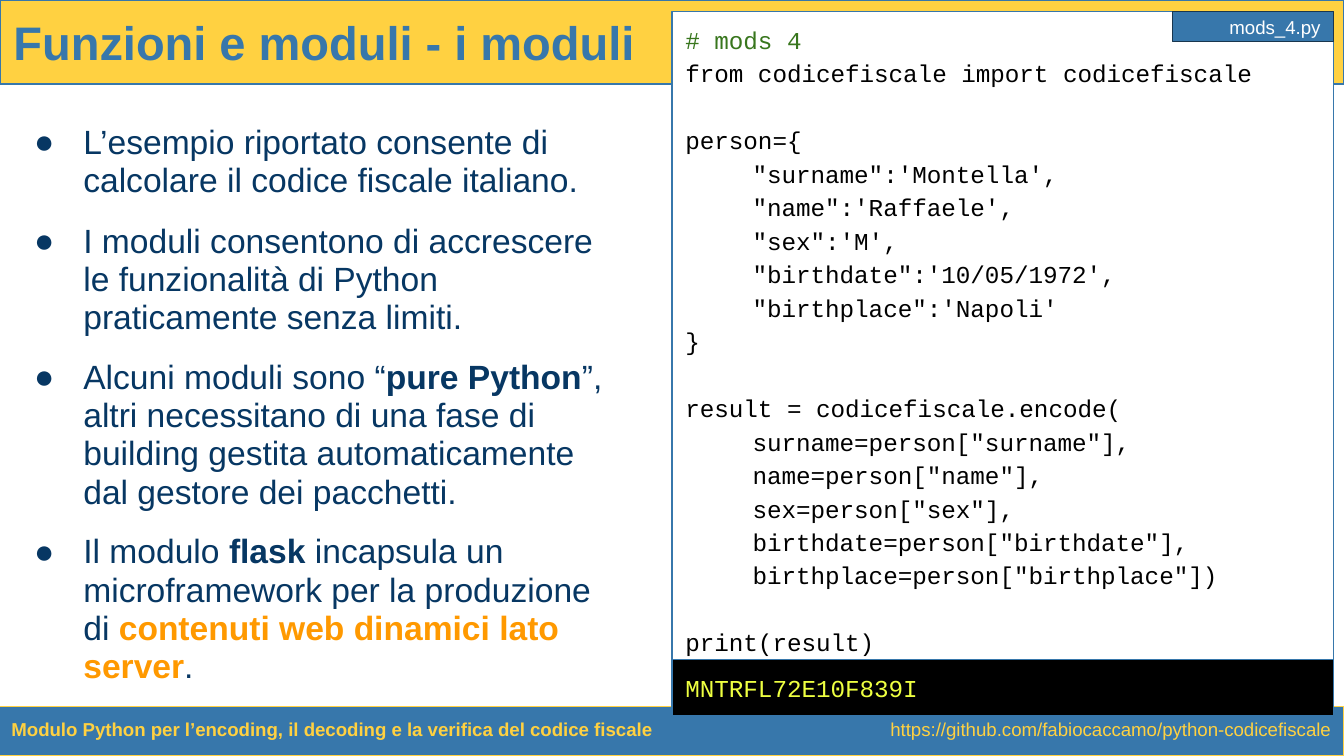
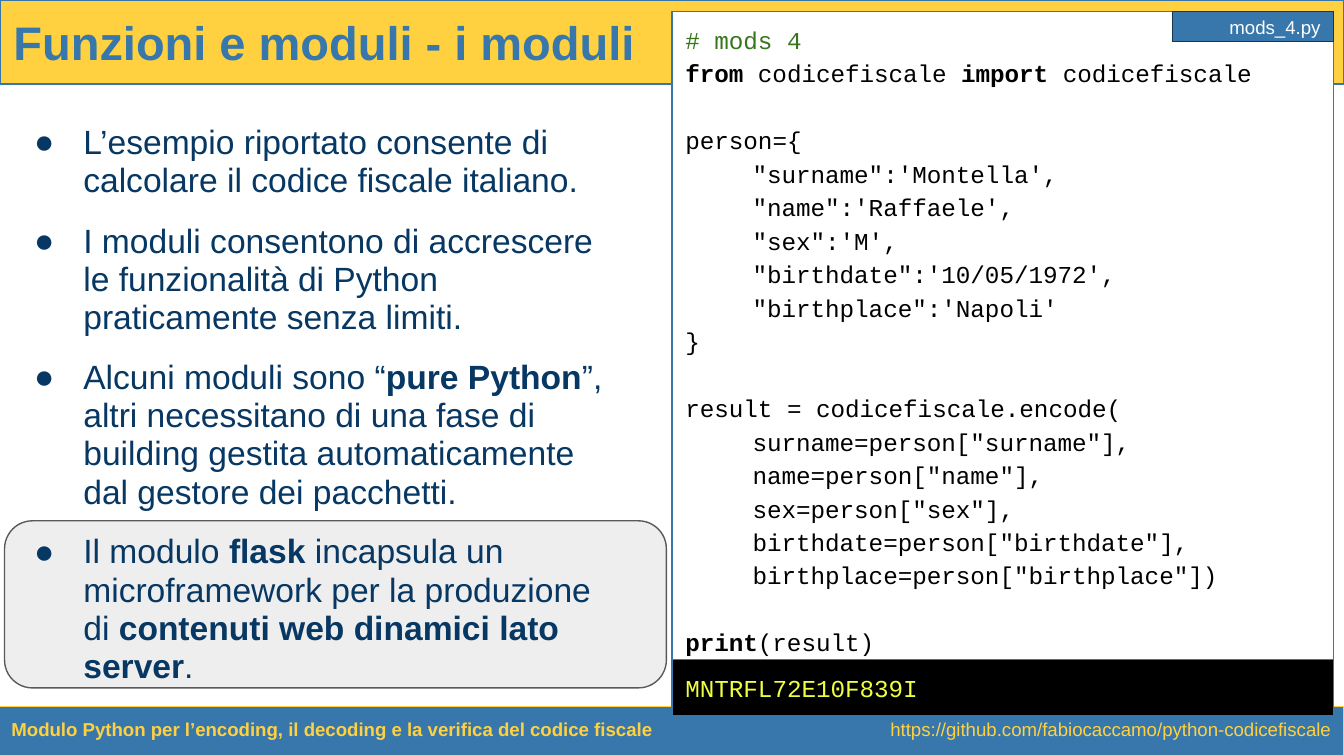
Before and after one commit to raffmont/Tecnologie_Web-Introduzione_a_Python, a slide deck: slide 42 of Tecnologie_Web-Introduzione_a_Python.pptx. Drawn at 1344x756 pixels with LibreOffice and Linux fonts; fonts in the diff are those of the drawing. Boxes give left, top, right and bottom in pixels: in the first picture for what was removed or moved away, otherwise in the second. Text is boxed around its words. In the diff, an @@ line names an element or a change of style, - is before the commit and + after.

```diff
--- a/Tecnologie_Web-Introduzione_a_Python.pptx
+++ b/Tecnologie_Web-Introduzione_a_Python.pptx
@@ text in rectangle at box(685, 64, 1252, 656): bold on in "from import", "print(result)" @@
@@ rounded rectangle added at box(4, 521, 665, 688), fill #EEEEEE, outline #595959 0.75 pt @@
@@ text at box(83, 538, 591, 679): text colour #FF9900 to #073763 in "contenuti web dinamici lato server." @@
```
Also in this commit, not shown: 10 other slides changed, 1 slide removed.
